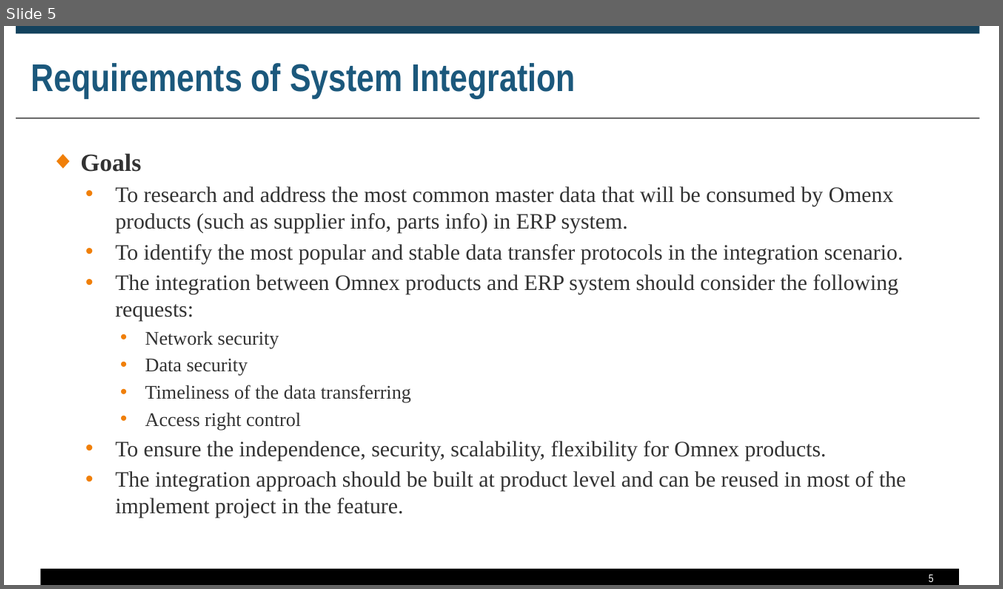
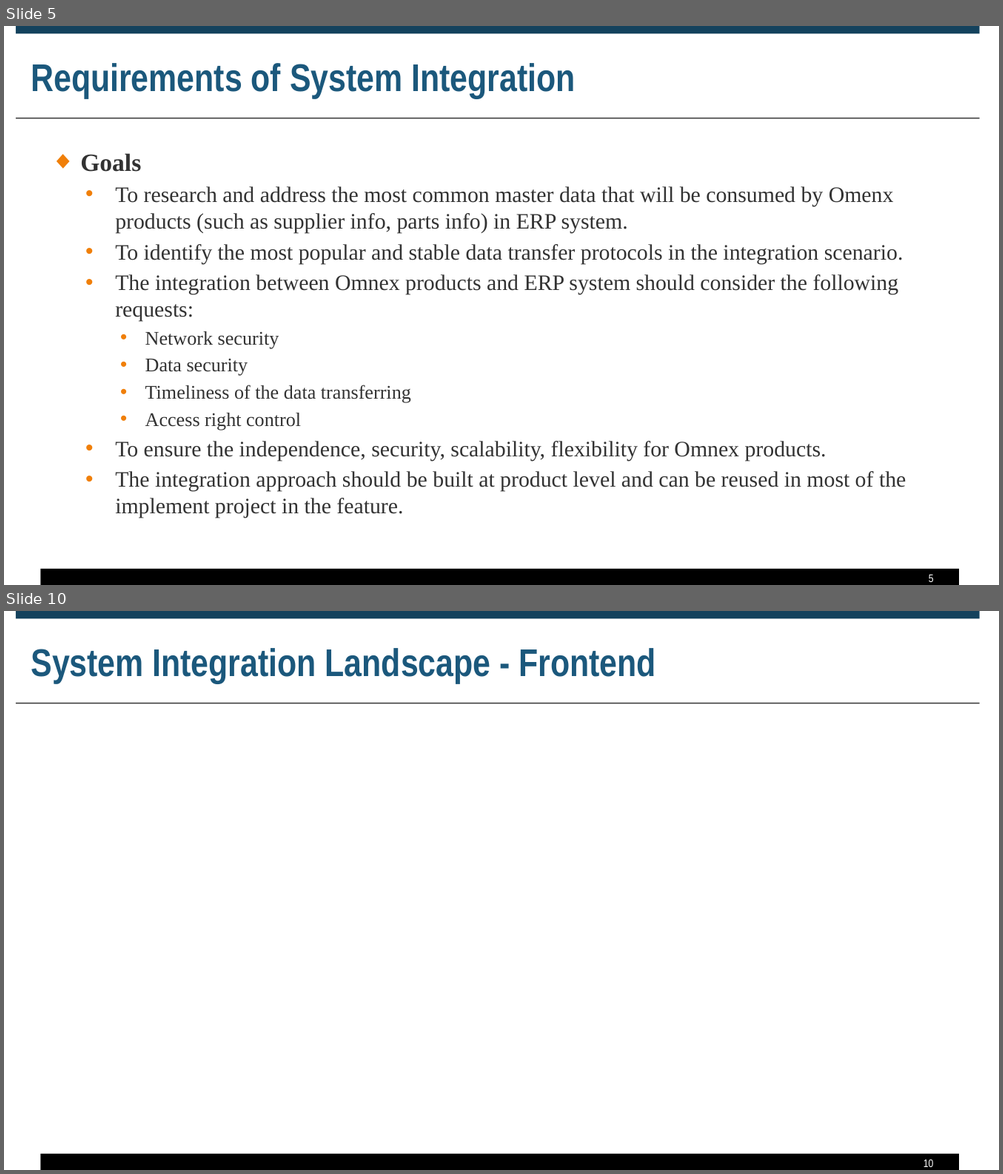
Before and after one commit to zyw9963/YFVE-supplier-portal, a slide deck: projects/ERP Integration/Proposal for System Integraiton.pptx. Shown one above the other, each under a label of ours: slide 5 before the commit, slides 5 and 10 after it; the slides between them are not shown. The pictures are 1003x589 and 1003x1174 pixels, drawn with LibreOffice and Linux fonts; fonts in the diff are those of the drawing. Boxes give left, top, right and bottom in pixels: in the first picture for what was removed or moved away, otherwise in the second. Text is boxed around its words. In the diff, an @@ line names an element or a change of style, - is before the commit and + after.

```diff
--- a/projects/ERP Integration/Proposal for System Integraiton.pptx
+++ b/projects/ERP Integration/Proposal for System Integraiton.pptx
@@ slide 10 added at box(4, 611, 999, 1170), background #FFFFFF; not listed: 3 template elements that a slide beside it also shows @@
@@ title added at box(31, 648, 655, 684), 28 pt, text #1B587C, bold @@
+System Integration Landscape - Frontend
@@ page number added at box(923, 1159, 933, 1167), 8 pt, text #FFFFFF @@
+10
```
Also in this commit, not shown: 1 slide changed, 5 other slides added.
